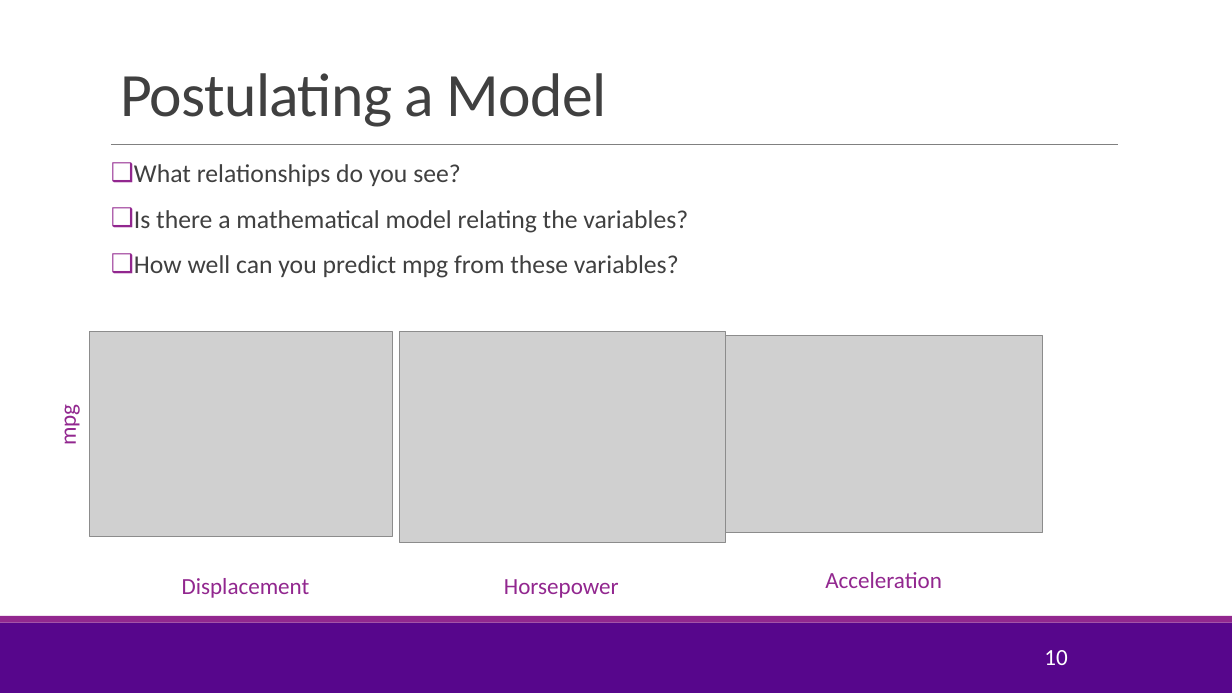
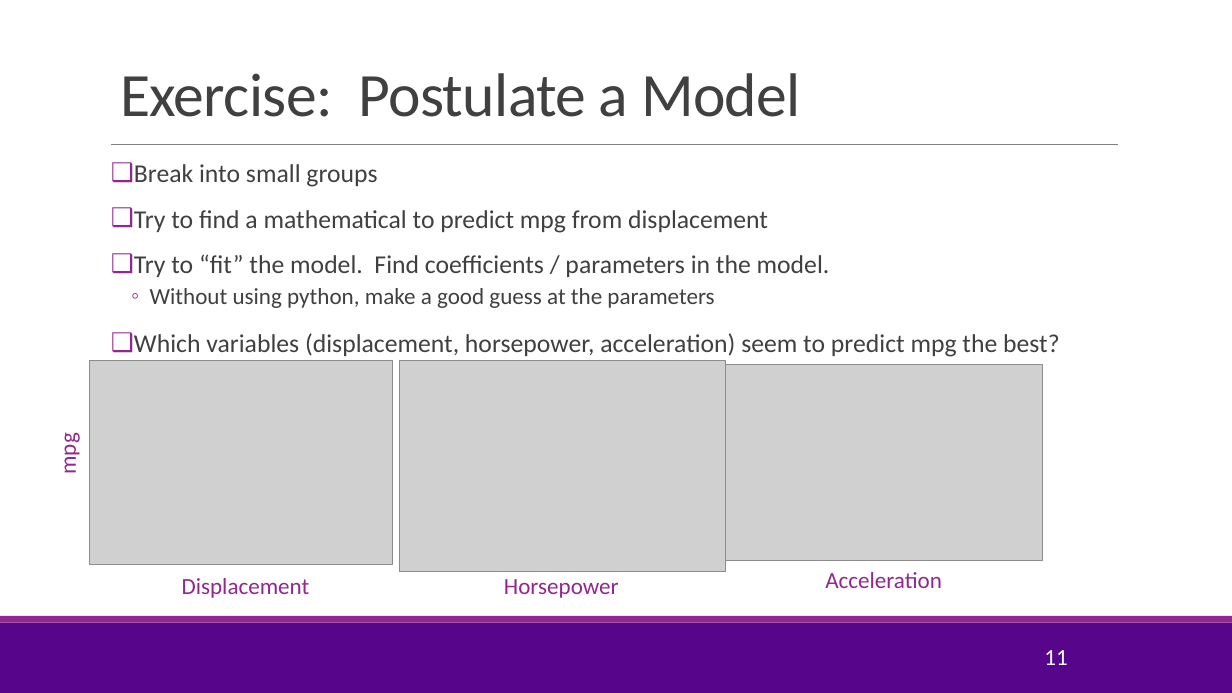
Before and after one commit to joshzzl/introml, a slide deck: slide 11 of lectures/Lect02_SimpRegression.pptx (slide 10 before the commit). Drawn at 1232x693 pixels with LibreOffice and Linux fonts; fonts in the diff are those of the drawing; grey boxes stand for pictures; background and template pictures are left out. Boxes give left, top, right and bottom in pixels: in the first picture for what was removed or moved away, otherwise in the second. Text is boxed around its words. In the diff, an @@ line names an element or a change of style, - is before the commit and + after.

```diff
--- a/lectures/Lect02_SimpRegression.pptx
+++ b/lectures/Lect02_SimpRegression.pptx
@@ title at (120,73,801,117): text changed @@
-Postulating a Model
+Exercise: Postulate a Model
@@ text at (134,164,1060,357): text changed @@
-❑ What relationships do you see?
-❑ Is there a mathematical model relating the variables?
-❑ How well can you predict mpg from these variables?
+❑ Break into small groups
+❑ Try to find a mathematical to predict mpg from displacement
+❑ Try to “fit” the model. Find coefficients / parameters in the model.
+  ◦ Without using python, make a good guess at the parameters
+❑ Which variables (displacement, horsepower, acceleration) seem to predict mpg the best?
@@ 3 pictures, 1 text: place and size @@
-3 pictures, 1 text at (54,332,1043,543)
+3 pictures, 1 text at (54,360,1043,571)
@@ page number at (1044,650,1067,665): text changed @@
-10
+11
```
Also in this commit, not shown: 5 other slides changed, 1 slide added, 1 slide removed, 1 other file.
